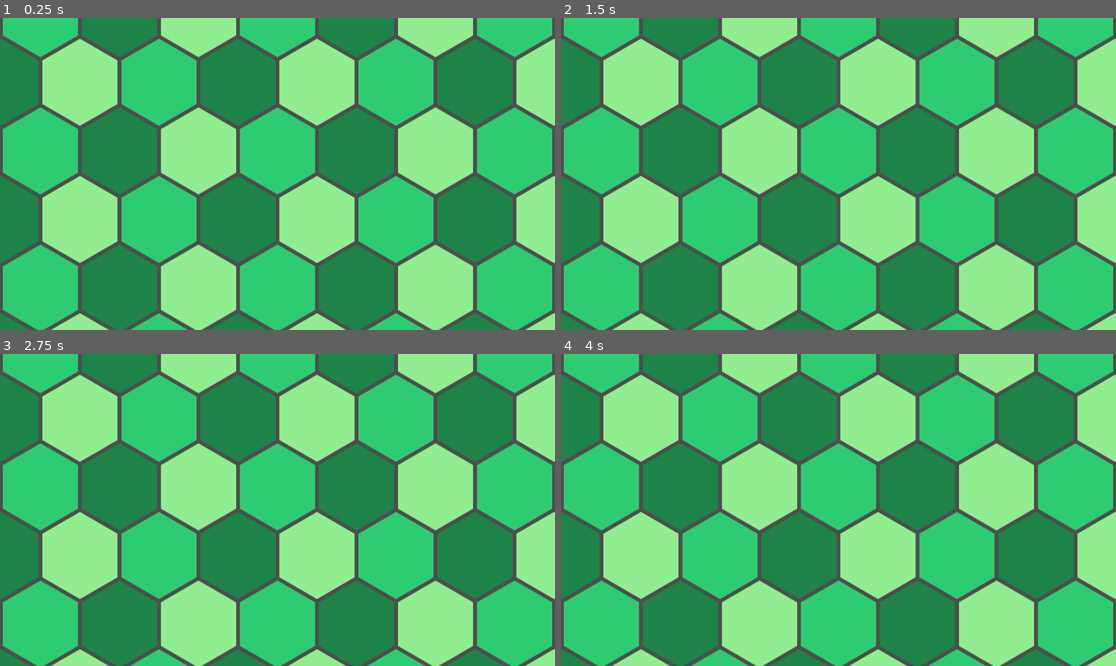
Above: before the commit, frames 1-4 (two rows, left to right).
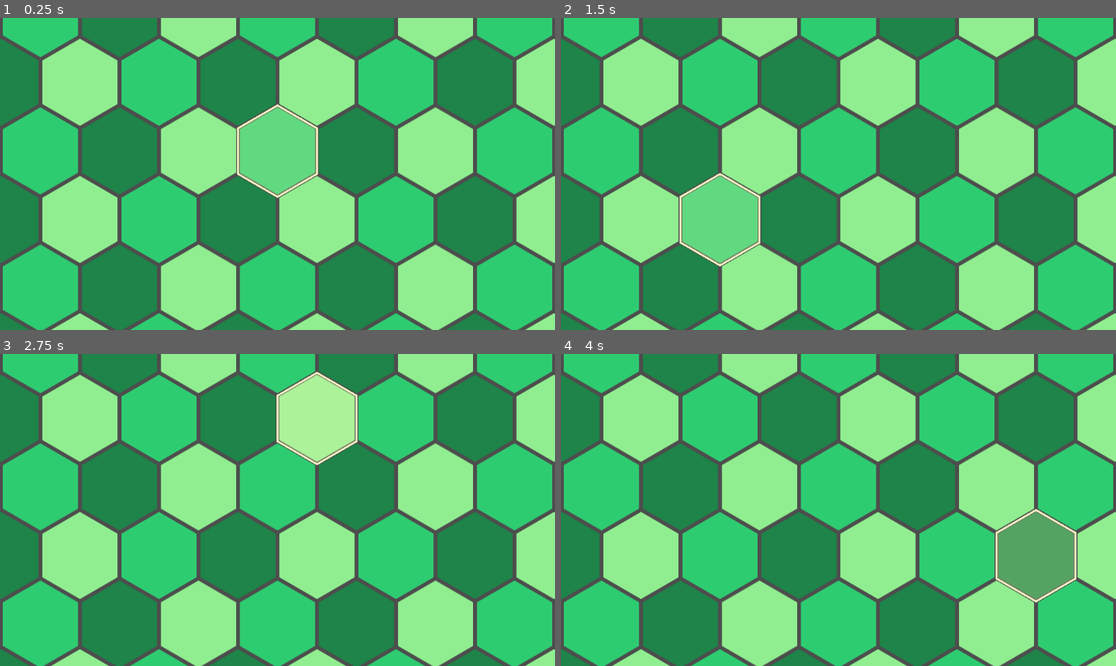
Above: after the commit, the same moments.

Repository: cognivore/collapsization
Game: Godot game, scene res://World.tscn
Same seed, same stepped clock (60 frames per second), same inputs: the game is played once before the commit and once after it.
Inputs (mouse positions are in pixels of both pictures, inside the frame that each line leads up to):
- Up to frame 1 (0.25 s): no input
- Up to frame 2 (1.5 s): tap Enter at 0.5 s; move the mouse to (960, 158) at 0.52 s; click (960, 158) at 0.67 s; tap Space at 1.25 s; drag from (727, 189) to (810, 236) at 1.27 s
- Up to frame 3 (2.75 s): tap Enter at 2 s; move the mouse to (333, 441) at 2.02 s; click (333, 441) at 2.17 s
- Up to frame 4 (4 s): tap Space at 2.75 s; drag from (810, 572) to (672, 463) at 2.77 s; tap Enter at 3.5 s; move the mouse to (1005, 556) at 3.52 s; click (1005, 556) at 3.67 s

The runs differ from the first frame. In frame 1, 3.3% of the frame differs, in the area x 42-58%, y 27-58%; in frame 2, 3.3%; in frame 3, 3.3%; in frame 4, 3.3%.

Commit message:
Problem: Need visual feedback for hex under cursor
Solution:

 - Added hover highlighting with outline and glow:
   - Line2D outline in warm white color (hex_field.gd)
   - Polygon2D glow with subtle transparency (hex_field.gd)
   - Uses cube_outlines() for accurate hex shape (hex_field.gd)
 - Tracking mouse position in _process to update highlight

Diff:
--- a/hex_field.gd
+++ b/hex_field.gd
@@ -5,11 +5,82 @@
 const SOURCE_ID: int = 1
 const ATLAS_COORDS: Vector2i = Vector2i(0, 0)
 
+const OUTLINE_COLOR := Color(1.0, 1.0, 0.8, 0.9)
+const OUTLINE_WIDTH := 4.0
+const GLOW_COLOR := Color(1.0, 1.0, 0.7, 0.25)
+
+var _hovered_hex: Vector3i = Vector3i(0x7FFFFFFF, 0, 0)  # Invalid sentinel
+var _outline: Line2D
+var _glow: Polygon2D
+
+
 func _ready() -> void:
 	super._ready()
 	if Engine.is_editor_hint():
 		return
 	generate_field()
+	_setup_highlight_nodes()
+
+
+func _setup_highlight_nodes() -> void:
+	# Outline
+	_outline = Line2D.new()
+	_outline.width = OUTLINE_WIDTH
+	_outline.default_color = OUTLINE_COLOR
+	_outline.closed = true
+	_outline.z_index = 10
+	_outline.visible = false
+	add_child(_outline)
+
+	# Glow polygon
+	_glow = Polygon2D.new()
+	_glow.color = GLOW_COLOR
+	_glow.z_index = 5
+	_glow.visible = false
+	add_child(_glow)
+
+
+func _process(_delta: float) -> void:
+	if Engine.is_editor_hint():
+		return
+
+	var mouse_pos := get_local_mouse_position()
+	var hovered := get_closest_cell_from_local(mouse_pos)
+
+	# Check if hex exists in our field
+	var map_pos := cube_to_map(hovered)
+	if get_cell_source_id(map_pos) == -1:
+		_clear_highlight()
+		return
+
+	if hovered != _hovered_hex:
+		_hovered_hex = hovered
+		_update_highlight(hovered)
+
+
+func _clear_highlight() -> void:
+	_hovered_hex = Vector3i(0x7FFFFFFF, 0, 0)
+	_outline.visible = false
+	_glow.visible = false
+
+
+func _update_highlight(hex: Vector3i) -> void:
+	var outlines := cube_outlines([hex])
+	if outlines.is_empty():
+		_clear_highlight()
+		return
+
+	var points: Array[Vector2] = []
+	for point in outlines[0]:
+		points.append(point)
+
+	_outline.clear_points()
+	for point in points:
+		_outline.add_point(point)
+	_outline.visible = true
+
+	_glow.polygon = PackedVector2Array(points)
+	_glow.visible = true
 
 
 func generate_field() -> void:
